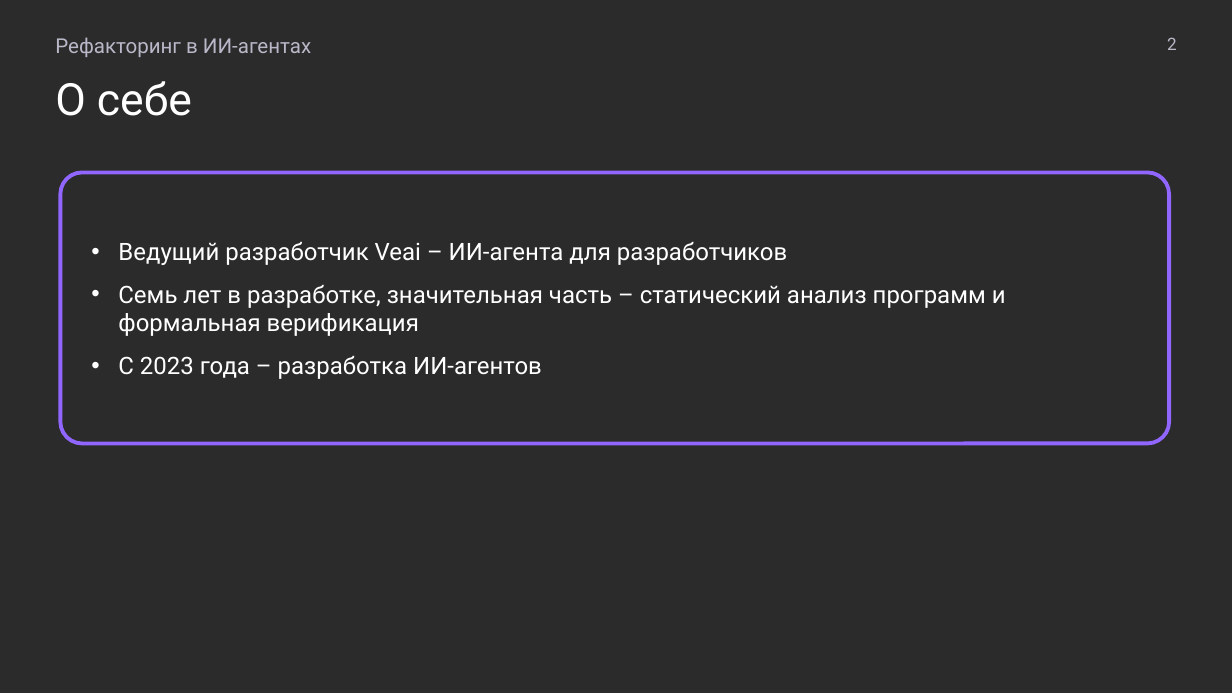
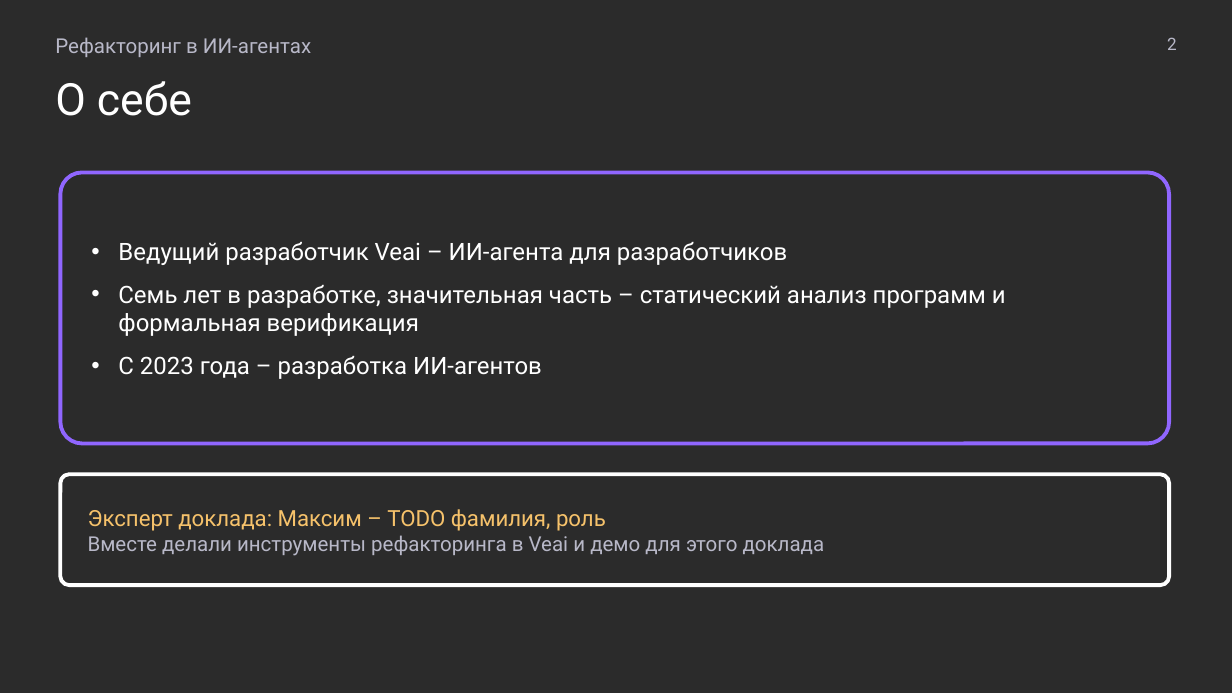
Before and after one commit to MchKosticyn/ide-refactoring-in-ai-agents, a slide deck: slide 2 of Доклад_ Рефакторинг в ИИ-агентах.pptx. Drawn at 1232x693 pixels with LibreOffice and Linux fonts; fonts in the diff are those of the drawing; background and template pictures are left out; a plain dark background stands for a picture behind light text. Boxes give left, top, right and bottom in pixels: in the first picture for what was removed or moved away, otherwise in the second. Text is boxed around its words. In the diff, an @@ line names an element or a change of style, - is before the commit and + after.

```diff
--- a/Доклад_ Рефакторинг в ИИ-агентах.pptx
+++ b/Доклад_ Рефакторинг в ИИ-агентах.pptx
@@ rounded rectangle added at (60, 474, 1169, 585), outline #FFFFFF 2.25 pt, 12 pt, text #B8B8C8 @@
+Эксперт доклада: Максим – TODO фамилия, роль
+Вместе делали инструменты рефакторинга в Veai и демо для этого доклада
```
Also in this commit, not shown: 20 other slides changed, 18 slides added, 12 slides removed, 2 other files.
